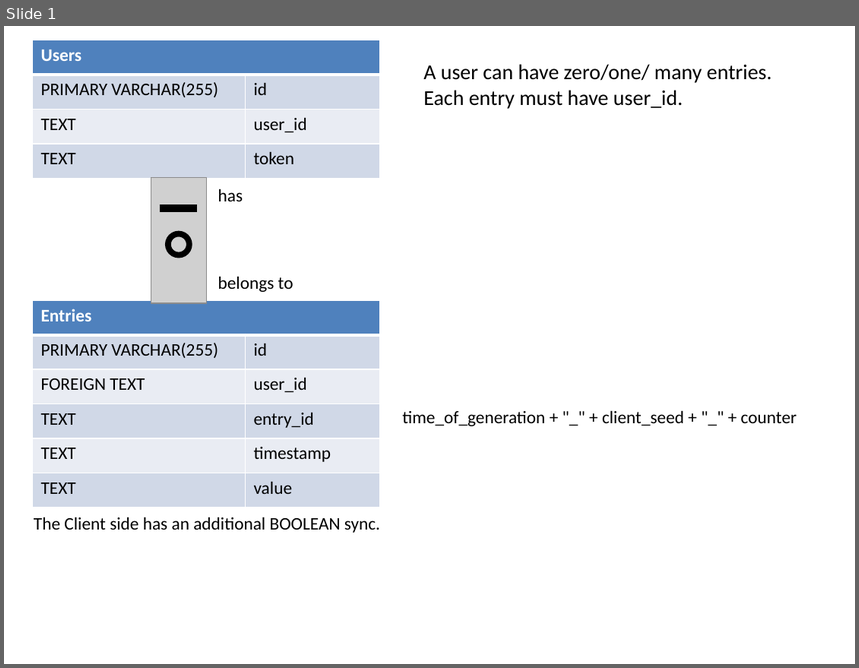
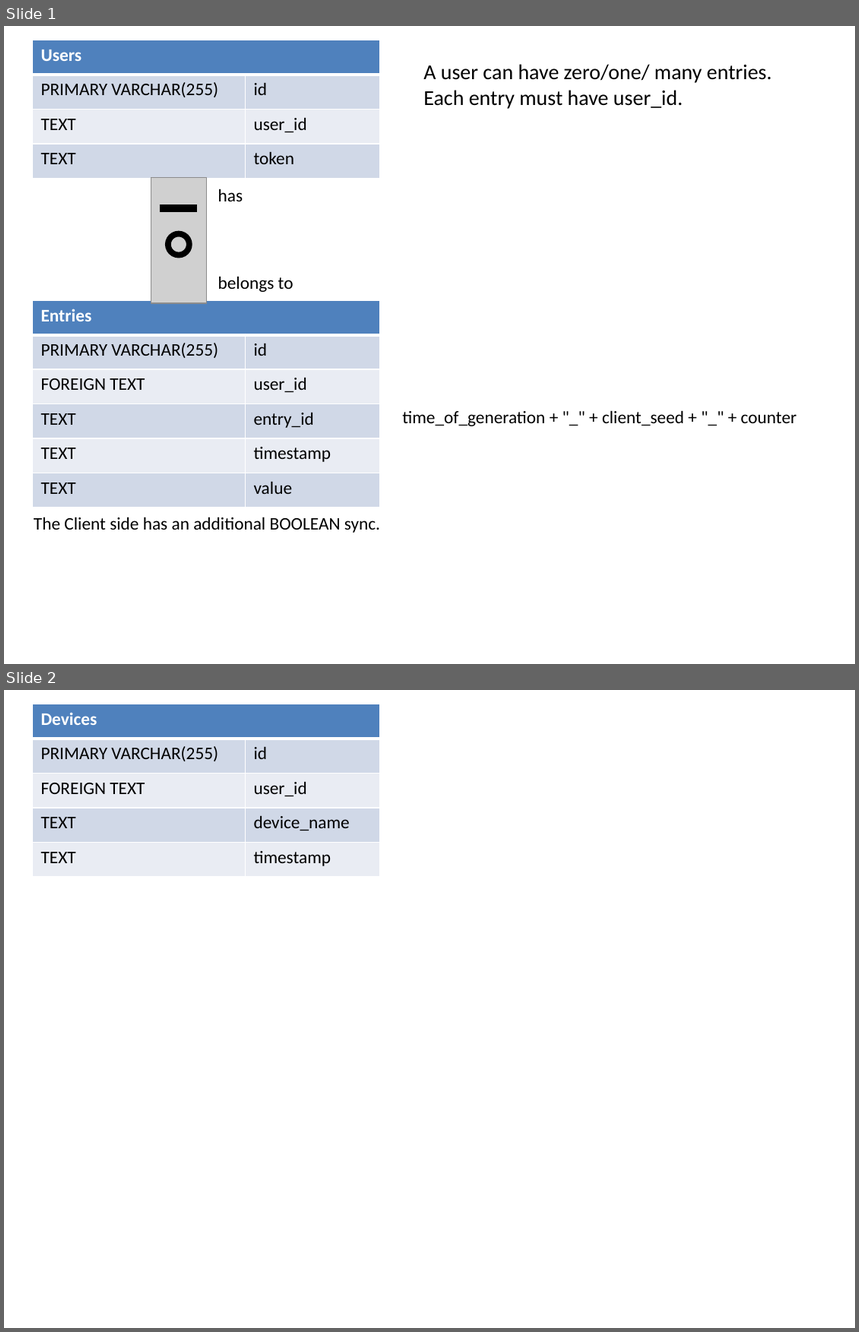
Before and after one commit to boyangwang/Taak-web, a slide deck: doc/archive/cs3216 asgn3 database schema.pptx. Shown one above the other, each under a label of ours: slide 1 before the commit, slides 1 and 2 after it. The pictures are 859x668 and 859x1332 pixels, drawn with LibreOffice and Linux fonts; fonts in the diff are those of the drawing; grey boxes stand for pictures. Boxes give left, top, right and bottom in pixels: in the first picture for what was removed or moved away, otherwise in the second. Text is boxed around its words. In the diff, an @@ line names an element or a change of style, - is before the commit and + after.

Commit message:
minor. db schema.

```diff
--- a/doc/archive/cs3216 asgn3 database schema.pptx
+++ b/doc/archive/cs3216 asgn3 database schema.pptx
@@ slide 2 added at bbox=[4, 690, 855, 1328], background #FFFFFF @@
@@ table added at bbox=[32, 704, 379, 877], 5 rows, 2 columns @@
+Devices | 
+PRIMARY VARCHAR(255) | id
+FOREIGN TEXT | user_id
+TEXT | device_name
+TEXT | timestamp
```
